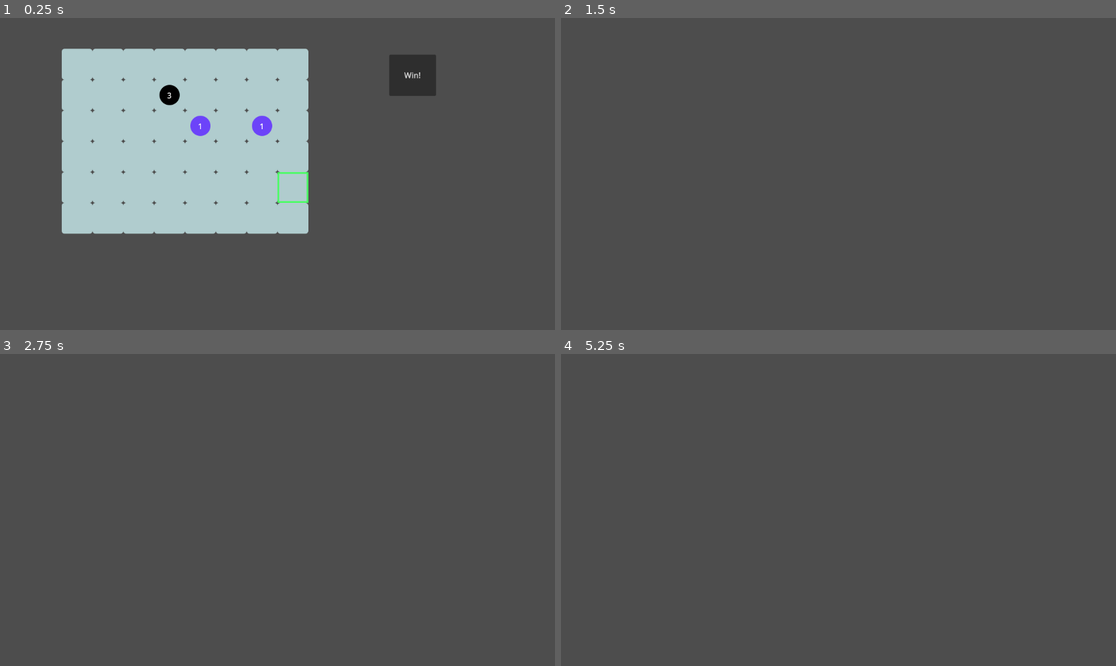
Above: before the commit, frames 1-4 (two rows, left to right).
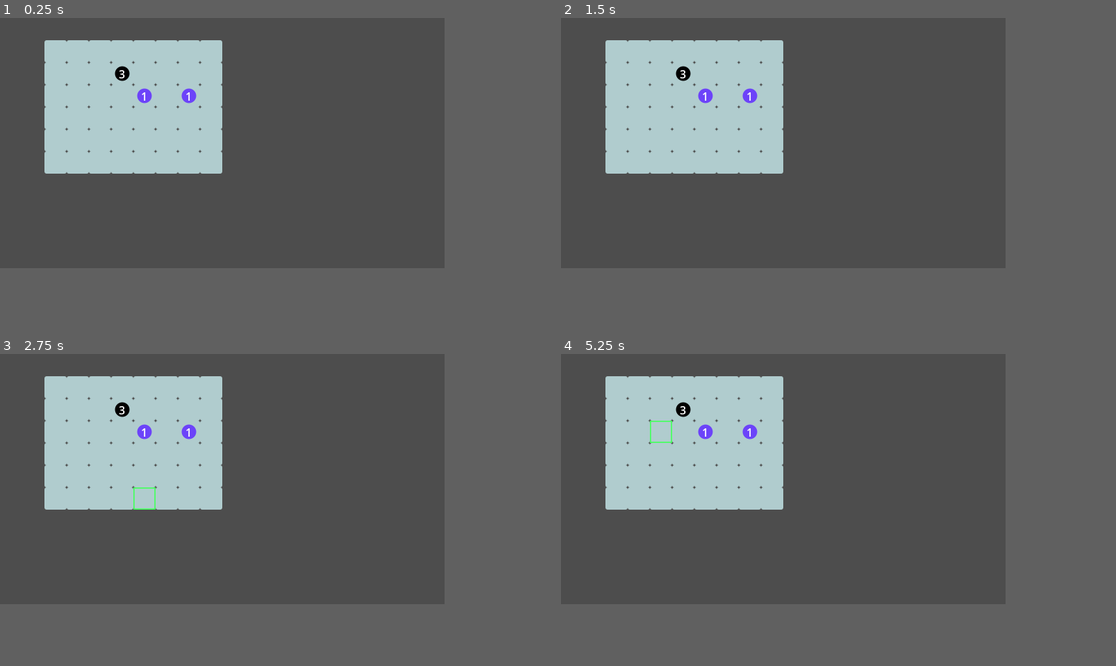
Above: after the commit, the same moments.

Repository: kaiec/ggj25-bubble-game
Game: Godot game, scene res://levels/level_1.tscn
Same seed, same stepped clock (60 frames per second), same inputs: the game is played once before the commit and once after it.
Inputs (mouse positions are in pixels of both pictures, inside the frame that each line leads up to):
- Up to frame 1 (0.25 s): no input
- Up to frame 2 (1.5 s): click (971, 74) at 0.5 s, where only the run before the commit has a clickable "Win!"; tap Enter at 1.25 s; move the mouse to (960, 158) at 1.27 s; hold D (move_right) from 1.28 s (still down); click (960, 158) at 1.35 s
- Up to frame 3 (2.75 s): tap Space at 2 s; move the mouse to (166, 525) at 2.02 s; release D (move_right) at 2.03 s; hold S (move_down) from 2.03 s (still down); click (166, 525) at 2.1 s
- Up to frame 4 (5.25 s): tap Enter at 2.75, 4.25 s; move the mouse to (894, 441) at 2.77 s; release S (move_down) at 2.78 s; hold D (move_right) 2.78-3.53 s; click (894, 441) at 2.85 s; tap Space at 3.5, 5 s; move the mouse to (810, 572) at 3.52 s; hold W (move_up) 3.53-4.28 s; click (810, 572) at 3.6 s; move the mouse to (1005, 556) at 4.27 s; hold A (move_left) from 4.28 s (still down); click (1005, 556) at 4.35 s; move the mouse to (672, 463) at 5.02 s; click (672, 463) at 5.1 s
In our replay, the window is 799x449 before the commit and 640x360 after it. These sizes can differ from the game's own. Grey fills any space a smaller window leaves; there, only what the larger window draws over its background counts as a difference.

The runs differ from the first frame. In frame 1, 19% of the frame differs, in the area x 8-79%, y 7-70%; in frame 2, 14%; in frame 3, 14%; in frame 4, 14%.

Commit message:
Change to 32px grid

Diff:
--- a/bubble/assets/tiles.svg
+++ b/bubble/assets/tiles.svg
@@ -28,10 +28,10 @@
      inkscape:document-units="px"
      showborder="true"
      inkscape:zoom="1.9047046"
-     inkscape:cx="192.6808"
+     inkscape:cx="192.41829"
      inkscape:cy="96.340401"
-     inkscape:window-width="1920"
-     inkscape:window-height="1080"
+     inkscape:window-width="1880"
+     inkscape:window-height="1056"
      inkscape:window-x="0"
      inkscape:window-y="0"
      inkscape:window-maximized="1"
@@ -75,8 +75,8 @@
        y="0.4241752"
        ry="1.518113"
        inkscape:export-filename="tiles.png"
-       inkscape:export-xdpi="96"
-       inkscape:export-ydpi="96" />
+       inkscape:export-xdpi="48"
+       inkscape:export-ydpi="48" />
     <rect
        style="fill:#b0ccce;fill-opacity:1;stroke:none;stroke-width:0.893093;stroke-dasharray:none;stroke-opacity:1;paint-order:normal"
        id="rect1-3"
--- a/bubble/bubble.tscn
+++ b/bubble/bubble.tscn
@@ -10,7 +10,7 @@
 modulate = Color(0.435294, 0.270588, 1, 1)
 texture = ExtResource("1_2bat5")
 region_enabled = true
-region_rect = Rect2(192, 0, 64, 64)
+region_rect = Rect2(96, 0, 32, 32)
 
 [node name="Label" type="Label" parent="."]
 offset_left = -20.0
--- a/bubble/bubble_engine.tscn
+++ b/bubble/bubble_engine.tscn
@@ -32,6 +32,6 @@
 modulate = Color(0.28, 1, 0.376, 1)
 texture = ExtResource("3_eeh7o")
 region_enabled = true
-region_rect = Rect2(0, 64, 64, 64)
+region_rect = Rect2(0, 32, 32, 32)
 
 [node name="Bubbles" type="Node2D" parent="."]
--- a/bubble/tiles.tres
+++ b/bubble/tiles.tres
@@ -4,7 +4,7 @@
 
 [sub_resource type="TileSetAtlasSource" id="TileSetAtlasSource_q1uuj"]
 texture = ExtResource("1_sfpbd")
-texture_region_size = Vector2i(64, 64)
+texture_region_size = Vector2i(32, 32)
 0:0/0 = 0
 1:0/0 = 0
 2:0/0 = 0
@@ -12,5 +12,5 @@
 4:0/0 = 0
 
 [resource]
-tile_size = Vector2i(64, 64)
+tile_size = Vector2i(32, 32)
 sources/0 = SubResource("TileSetAtlasSource_q1uuj")
--- a/levels/level_1.gd
+++ b/levels/level_1.gd
@@ -15,8 +15,3 @@
 # Called every frame. 'delta' is the elapsed time since the previous frame.
 func _process(_delta: float) -> void:
 	pass
-
-
-func _on_button_pressed() -> void:
-	win.emit()
-	queue_free()
--- a/levels/level_1.tscn
+++ b/levels/level_1.tscn
@@ -15,15 +15,6 @@
 tile_map_data = PackedByteArray("AAAGAAMAAAADAAAAAAAIAAMAAAADAAAAAAAFAAIAAAACAAAAAAA=")
 tile_set = ExtResource("2_1qs66")
 
-[node name="Button" type="Button" parent="."]
-offset_left = 808.0
-offset_top = 76.0
-offset_right = 905.0
-offset_bottom = 162.0
-text = "Win!"
-
 [node name="BubbleEngine" parent="." node_paths=PackedStringArray("area", "setup") instance=ExtResource("2_gevgn")]
 area = NodePath("../Area")
 setup = NodePath("../Setup")
-
-[connection signal="pressed" from="Button" to="." method="_on_button_pressed"]
--- a/project.godot
+++ b/project.godot
@@ -10,7 +10,7 @@
 
 [application]
 
-config/name="Godot Game Template"
+config/name="Bubble Game"
 run/main_scene="res://levels/level_1.tscn"
 config/features=PackedStringArray("4.3", "GL Compatibility")
 config/icon="res://icon.svg"
@@ -22,6 +22,12 @@
 Global="*res://autoloads/global.gd"
 Settings="*res://autoloads/settings/settings.gd"
 Co="*res://autoloads/coroutines.gd"
+
+[display]
+
+window/size/viewport_width=640
+window/size/viewport_height=360
+window/stretch/mode="viewport"
 
 [input]
 
@@ -63,5 +69,6 @@
 
 [rendering]
 
+textures/canvas_textures/default_texture_filter=0
 renderer/rendering_method="gl_compatibility"
 renderer/rendering_method.mobile="gl_compatibility"
Binary file changed: bubble/assets/tiles.png
Not shown, changed: .gitignore
